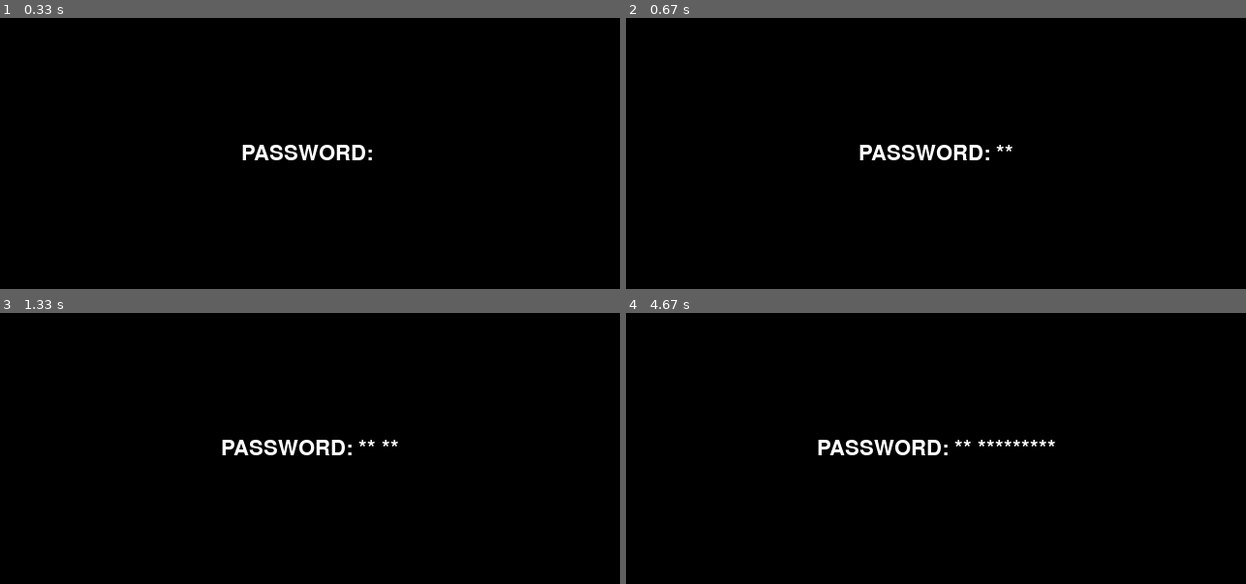
Above: before the commit, frames 1-4 (two rows, left to right).
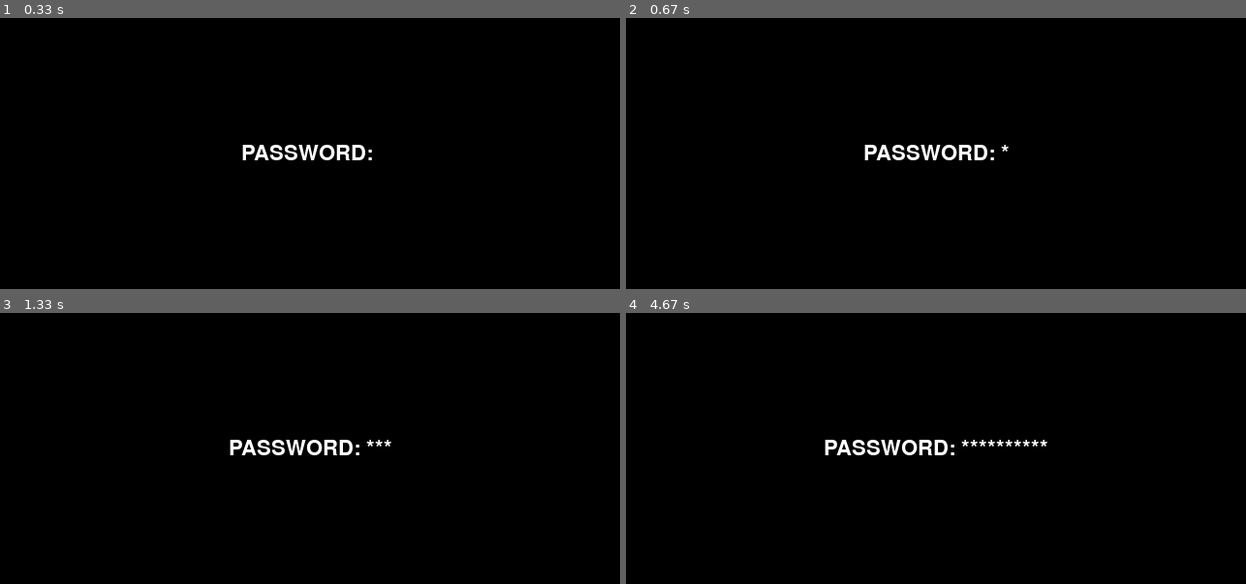
Above: after the commit, the same moments.

Repository: qdree/Python_scripts
Game: pygame game, started from eztext/example.py
Two runs of this game, one before a commit and one after it. Both use one fixed random seed, a clock stepped at 60 frames per second and the inputs below. The source is Python 2; it was converted automatically to run under Python 3.
Inputs:
- Up to frame 1 (0.33 s): no input
- Up to frame 2 (0.67 s): hold Shift from 0.33 s (still down); hold D from 0.33 s (still down)
- Up to frame 3 (1.33 s): release Shift at 0.8 s; release D at 0.8 s; tap Space at 0.83 s; hold D from 1.17 s (still down)
- Up to frame 4 (4.67 s): release D at 1.63 s; hold D 1.67-2.13 s; hold A 2.17-2.7 s; hold S 2.73-3.03 s; hold A 3.07-3.47 s; hold D 3.5-4.13 s; hold S 4.17-4.53 s; hold A from 4.57 s (still down)

Frame 1 is identical in both runs. In frame 2, 1.0% of the frame differs, in the area x 37-63%, y 46-53%; in frame 3, 0.9%; in frame 4, 1.1%, in the area x 30-70%, y 46-53%.

Commit message:
solved problem with chars replacement with asterisks

Diff:
--- a/eztext/eztext.py
+++ b/eztext/eztext.py
@@ -1,6 +1,6 @@
 # input lib
 from pygame.locals import *
-import pygame, string
+import pygame, string, re
 
 class ConfigError(KeyError): pass
 
@@ -29,8 +29,8 @@
 		self.maxlength = self.options.maxlength
 		self.prompt = self.options.prompt; self.value = ''
 		self.shifted = False
+		self.hidden = ''
 		self.buf = ''
-		self.hidden = ''
 
 	def set_pos(self, x, y):
 		""" Set the position to x, y """
@@ -43,8 +43,10 @@
 
 	def draw(self, surface):
 		""" Draw the text input to a surface """
+		# textSurf = self.font.render(self.prompt + ' ' + self.value, 1, self.color)
 
-		# textSurf = self.font.render(self.prompt + ' ' + self.value, 1, self.color)
+		self.hidden = self.value.replace(self.value, "*" * len(self.value))
+
 		textSurf = self.font.render(self.prompt + ' ' + self.hidden, 1, self.color)
 		textRect = textSurf.get_rect()
 		textRect.center = (640 / 2.0, 280 / 2.0)
@@ -65,8 +67,6 @@
 					self.hidden += ' '
 
 				if not self.shifted:
-					if event.key != K_BACKSPACE or event.key != K_LSHIFT or event.key != K_RSHIFT:
-						self.hidden += '*'
 					if event.key == K_a and 'a' in self.restricted: self.value += 'a'
 					elif event.key == K_b and 'b' in self.restricted: self.value += 'b'
 					elif event.key == K_c and 'c' in self.restricted: self.value += 'c'
@@ -115,8 +115,6 @@
 					elif event.key == K_PERIOD and '.' in self.restricted: self.value += '.'
 					elif event.key == K_SLASH and '/' in self.restricted: self.value += '/'
 				elif self.shifted:
-					if event.key != K_BACKSPACE or event.key != K_LSHIFT or event.key != K_RSHIFT:
-						self.hidden += '*'
 					if event.key == K_a and 'A' in self.restricted: self.value += 'A'
 					elif event.key == K_b and 'B' in self.restricted: self.value += 'B'
 					elif event.key == K_c and 'C' in self.restricted: self.value += 'C'
@@ -179,8 +177,8 @@
 		else:
 			return False
 
-	def get_value(self):
-	#while not self.buf == ref:
-	# print ("input val", type(self.value), self.value)
-		self.buf += self.value
-		return self.buf
+	# def get_value(self):
+	# 	while not self.buf == ref:
+	# 		print ("input val", type(self.value), self.value)
+	# 		self.buf += self.value
+	# 	return self.buf
